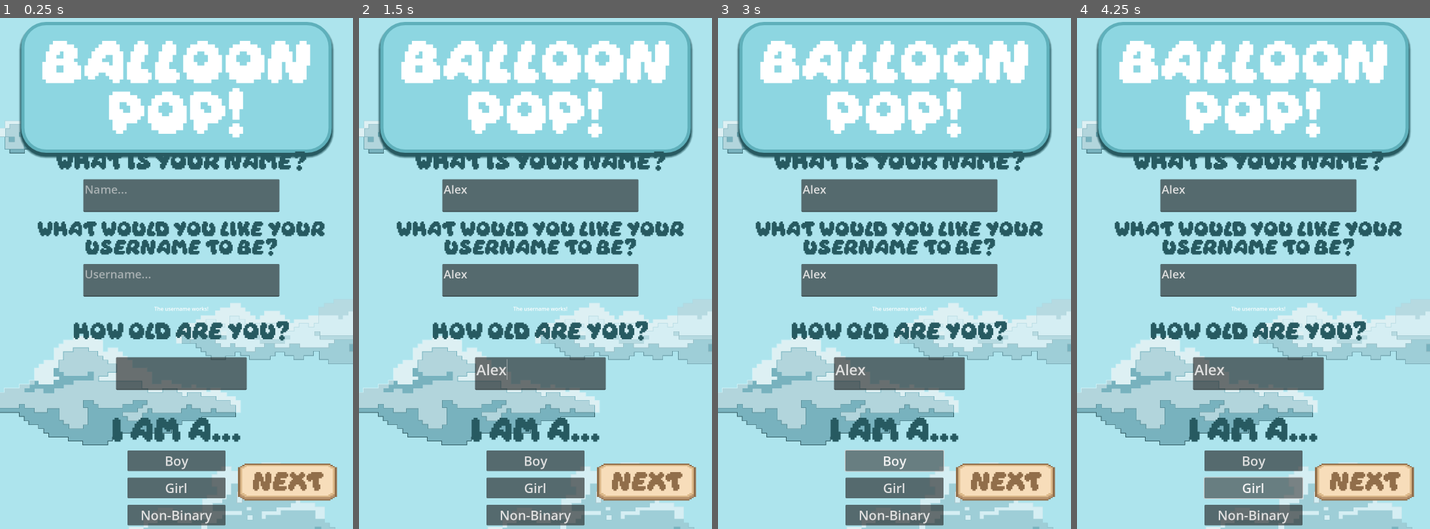
Above: before the commit, frames 1-4 (left to right).
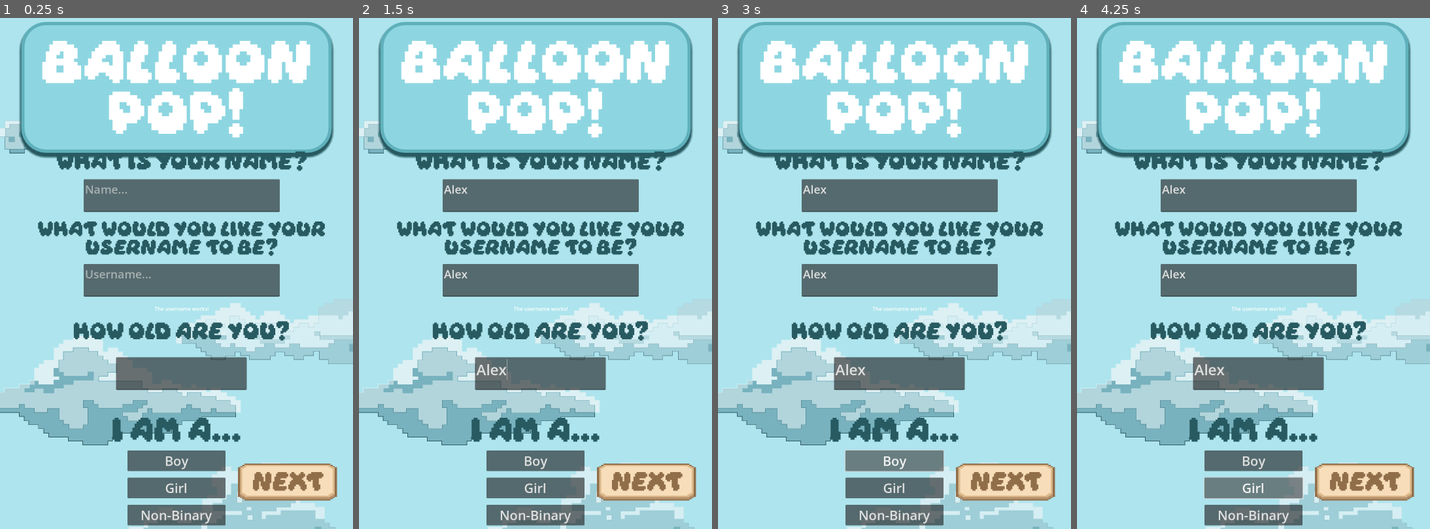
Above: after the commit, the same moments.

Repository: JxNicole/balloonpopofficialgame
Game: Godot game, scene res://GodotScenes/0.Login.tscn
The game is run twice, just before and just after one commit, with the same random seed, the same clock (stepped at 60 frames per second) and the same inputs.
Inputs (mouse positions are in pixels of both pictures, inside the frame that each line leads up to):
- Up to frame 1 (0.25 s): no input
- Up to frame 2 (1.5 s): click (539, 196) at 0.52 s; type "Alex" at 0.6 s; click (539, 278) at 0.75 s; type "Alex" at 0.83 s; click (539, 375) at 0.98 s; type "Alex" at 1.07 s; click "next" at 1.25 s
- Up to frame 3 (3 s): click "next" at 2 s; click "Boy" at 2.75 s
- Up to frame 4 (4.25 s): click "Girl" at 3.5 s

The runs differ from the first frame. In frame 1, 1.0% of the frame differs, in the area x 10-93%, y 26-58%; in frame 2, 0.9%; in frame 3, 0.9%; in frame 4, 0.9%.

Commit message:
new branch

Diff:
--- a/GodotScenes/0.Login.tscn
+++ b/GodotScenes/0.Login.tscn
@@ -145,7 +145,7 @@
 [node name="VBoxContainer" type="VBoxContainer" parent="UI/VBoxContainer/Name Control"]
 layout_mode = 2
 offset_left = 15.0
-offset_right = 1065.0
+offset_right = 1067.0
 offset_bottom = 492.0
 theme_override_constants/separation = 25
 
@@ -254,4 +254,6 @@
 
 [node name="LobbyPlaceholder" type="Node" parent="."]
 
-[connection signal="pressed" from="Button" to="." method="_on_button_pressed"]
+[node name="HTTPRequest" type="HTTPRequest" parent="."]
+
+[connection signal="pressed" from="Button" to="." method="_on_Button_pressed"]
--- a/GodotScenes/Scripts/0.login.gd
+++ b/GodotScenes/Scripts/0.login.gd
@@ -1,60 +1,53 @@
+# File: res://GodotScenes/Scripts/0.login.gd
 extends Control
 
-# const SERVER_PORT = 8080
-# const SERVER_IP = "127.0.0.1"
+const LOBBY_SCENE_PATH = "res://GodotScenes/1.Lobby.tscn"
+const SAVE_URL        = "http://localhost:8080/save_user.php"
 
-# const lobby = "res://GodotScenes/1.Lobby.tscn"
+func _ready() -> void:
+	print(">>> Login Control _ready() is running!")
+	$HTTPRequest.connect("request_completed", Callable(self, "_on_HTTPRequest_request_completed"))
 
-# Called when the node enters the scene tree for the first time.
-func _ready() -> void:
-	pass # Replace with function body.
-	# if OS.has_feature("dedicated_server"):
-	# if this is a dedicated server, run as a server
-	# _on_host_pressed()
 
-func _on_host_pressed():
-	# print ("host pressed")
-	# var peer = ENetMultiplayerPeer.new()
-	# peer.create_server(SERVER_PORT)
-	# multiplayer.multiplayer_peer = peer
-	# start_game()
-	pass
+# This name must match exactly what the editor shows under pressed() for your Button node:
+func _on_Button_pressed() -> void:
+	print(">>> Next button was pressed!")  # <— This line should appear in Output when you click Next
 
-func start_game():
-	# $UI.hide
-	# if multiplayer.is_server():
-		# print("server changing to gameplay scene...")
-		# change_level.call_deferred(load(lobby))
-	pass
+	var name_text     = $"UI/VBoxContainer/Name Control/VBoxContainer/Name TextEdit".text
+	var username_text = $"UI/VBoxContainer/Name Control/VBoxContainer/Username TextEdit".text
 
-func change_game_play(scene: PackedScene):
-	# var game_play = $??? (level)
-	# for c in game.get_children():
-		# game.remove_child(c)
-		# c.queue_free()
+	if username_text.strip_edges() == "":
+		print("Username is required!")
+		return
 
-	# game.add_child(scene.instantiate())
-	pass
+	# (Optionally, show that “username works” label here, if you want)
+	$"UI/VBoxContainer/Name Control/VBoxContainer/Label".visible = true
 
-func _on_client_pressed():
-	# print ("client pressed")
-	# var = ENetMultiplayerPeer.new()
-	# peer.create_client(SERVER_IP, SERVER_PORT)
-	# multiplayer.multiplayer_peer = peer
-	# start_game()
-	pass
+	var post_data = []
+	post_data.append("username=" + username_text.percent_encode())
+	post_data.append("bio="      + name_text.percent_encode())
+	var body = "&".join(post_data)
 
-func _on_join_game_pressed():
-	# print("join game pressed.")
-	# $UI.hide()
-	# TODO: go to lobby scene (or gameplay?)
-	# load lobby scene into lobby placeholder
-	# $LobbyPlaceholder.add_child(lobby.instantiate())
-	pass
+	var err = $HTTPRequest.request(
+		SAVE_URL,
+		[],
+		false,
+		HTTPClient.METHOD_POST,
+		body
+	)
+	if err != OK:
+		print("Failed to send request:", err)
+	else:
+		print("Request sent to server!")
 
-# Called every frame. 'delta' is the elapsed time since the previous frame.
+func _on_HTTPRequest_request_completed(result, response_code, headers, body) -> void:
+	var server_response = body.get_string_from_utf8()
+	print("Server response:", server_response)
+
+	if server_response.begins_with("User saved successfully"):
+		get_tree().change_scene_to_file(LOBBY_SCENE_PATH)
+	else:
+		print("Unexpected server response, staying on login.")
+
 func _process(delta: float) -> void:
 	pass
-
-func _on_button_pressed() -> void:
-	get_tree().change_scene_to_file("res://GodotScenes/1.Lobby.tscn")
